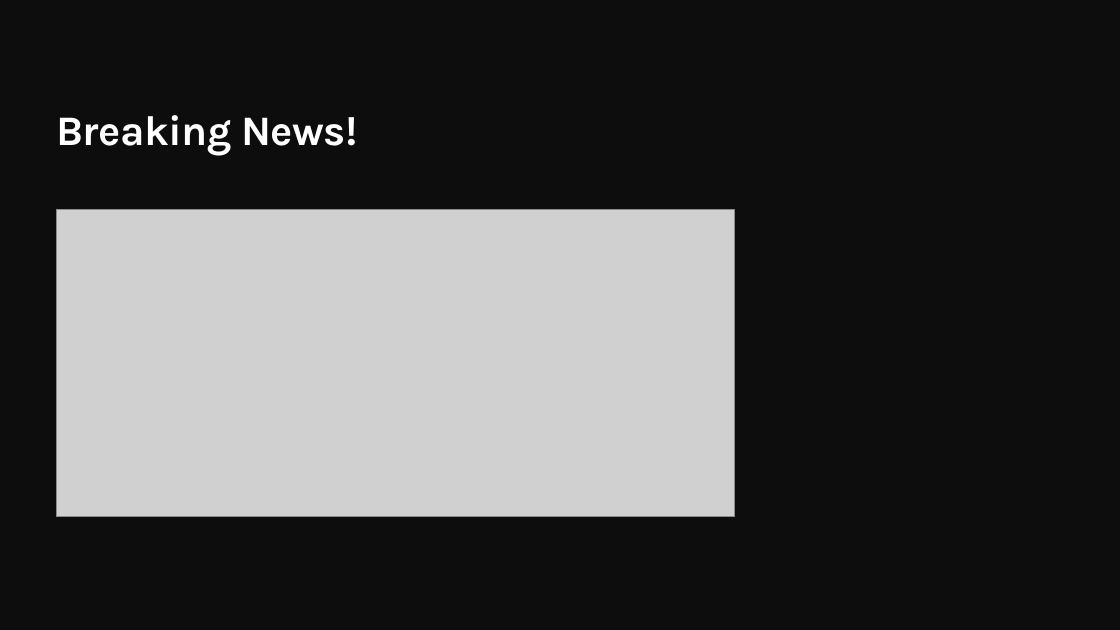
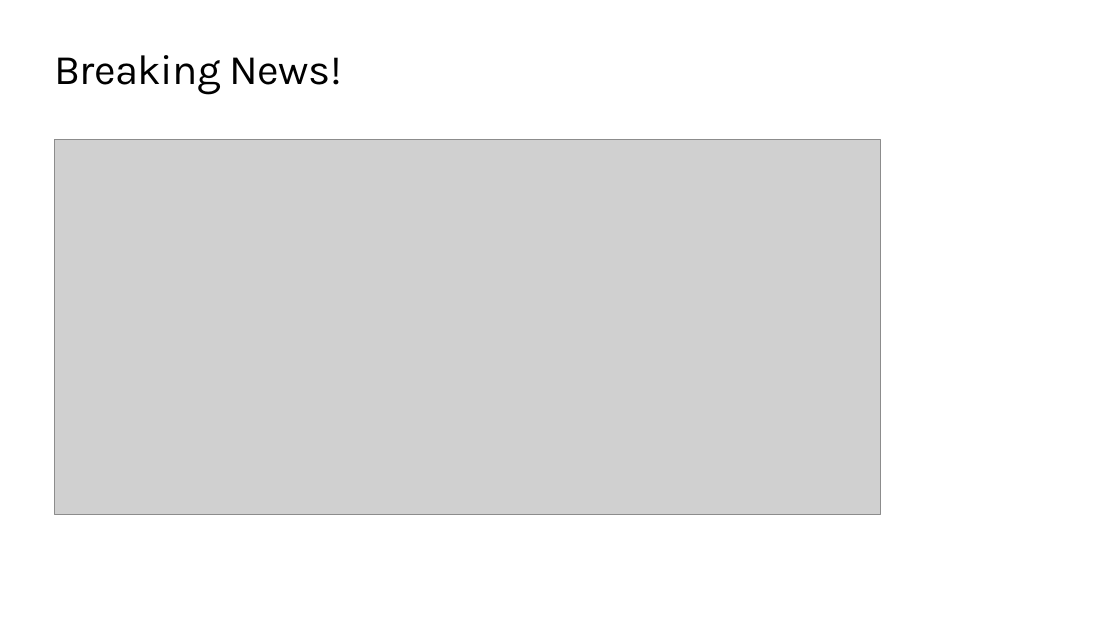
Before and after one commit to QuirkyDataScientist1978/Build-a-knowledge-mining-solution-using-Azure-AI, a slide deck: slide 9 of resources/slides/Opening.pptx (slide 6 before the commit). Drawn at 1120x630 pixels with LibreOffice and Linux fonts; fonts in the diff are those of the drawing; grey boxes stand for pictures; background and template pictures are left out. Boxes give left, top, right and bottom in pixels: in the first picture for what was removed or moved away, otherwise in the second. Text is boxed around its words. In the diff, an @@ line names an element or a change of style, - is before the commit and + after.

```diff
--- a/resources/slides/Opening.pptx
+++ b/resources/slides/Opening.pptx
@@ background #0D0D0D to #FFFFFF @@
@@ title "Breaking News!": place and size @@
-title "Breaking News!" at bbox=[56, 115, 357, 156]
+title "Breaking News!" at bbox=[54, 55, 342, 95]
@@ title "Breaking News!" at bbox=[54, 55, 342, 95]: text colour #FFFFFF to #000000, bold off; vertical alignment bottom to top @@
@@ picture: place and size @@
-picture at bbox=[56, 209, 734, 517]
+picture at bbox=[54, 140, 880, 514]
```
Also in this commit, not shown: 13 other slides changed, 4 slides added, 2 slides removed.
